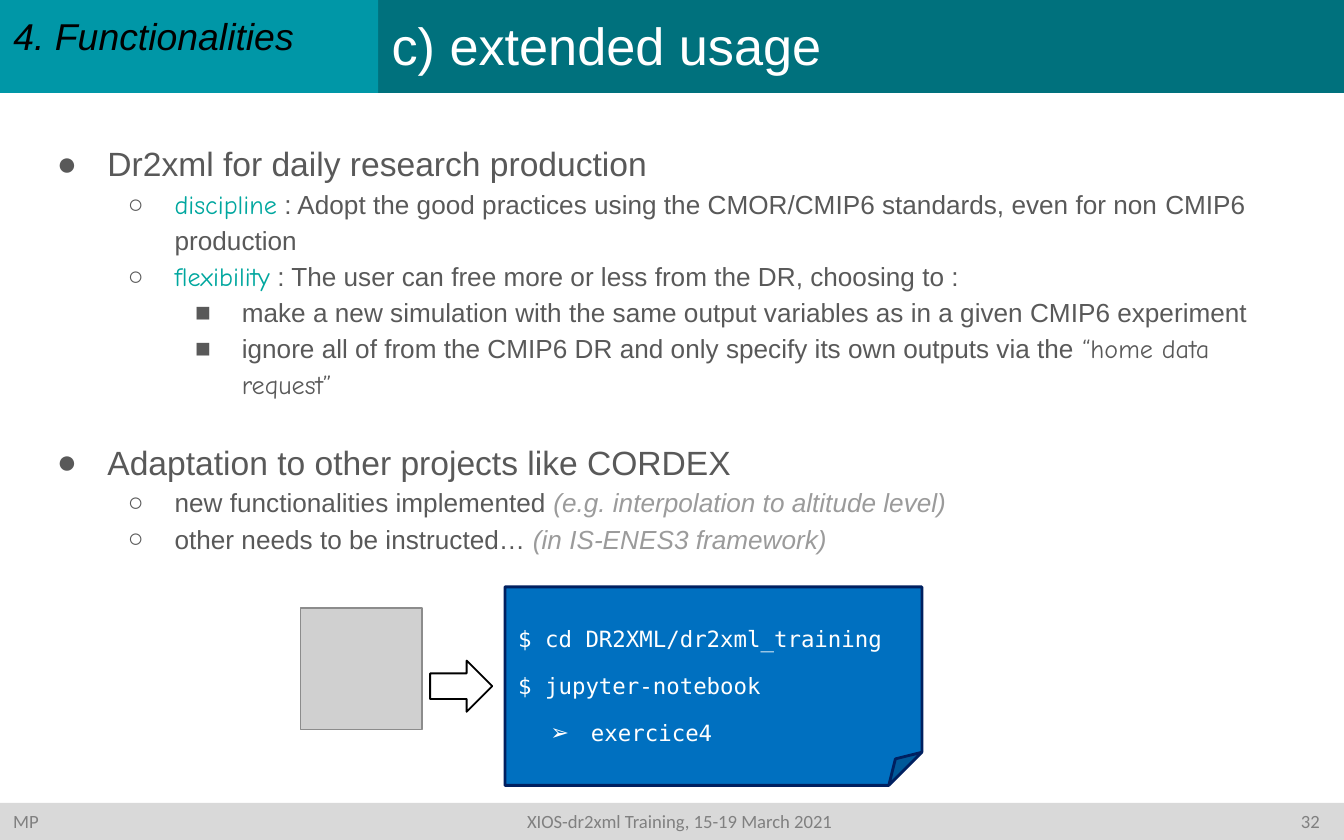
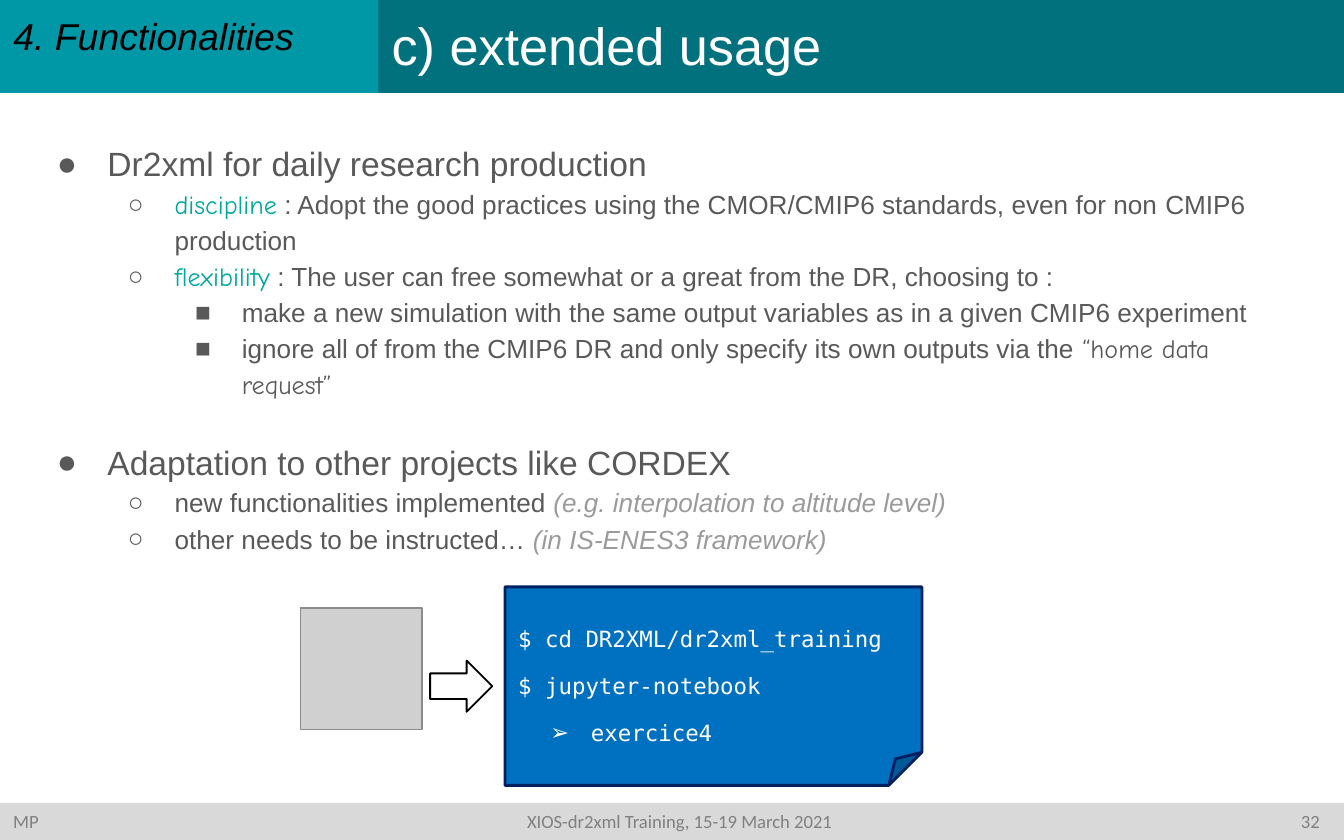
Before and after one commit to rigoudyg/dr2xml, a slide deck: slide 33 of slides/Formation_dr2xml_v4.pptx. Drawn at 1344x840 pixels with LibreOffice and Linux fonts; fonts in the diff are those of the drawing; grey boxes stand for pictures. Boxes give left, top, right and bottom in pixels: in the first picture for what was removed or moved away, otherwise in the second. Text is boxed around its words. In the diff, an @@ line names an element or a change of style, - is before the commit and + after.

```diff
--- a/slides/Formation_dr2xml_v4.pptx
+++ b/slides/Formation_dr2xml_v4.pptx
@@ text at (175,267,1039,292): text changed @@
-  ○ flexibility : The user can free more or less from the DR, choosing to :
+  ○ flexibility : The user can free somewhat or a great from the DR, choosing to :
```
Also in this commit, not shown: 1 other slide changed, 1 other file.
